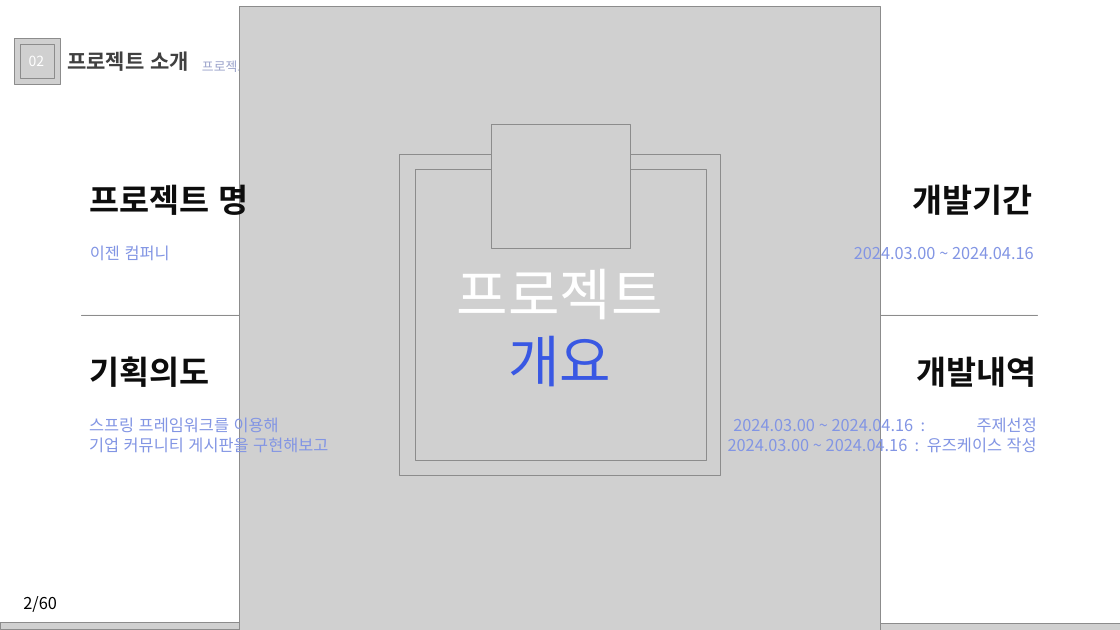
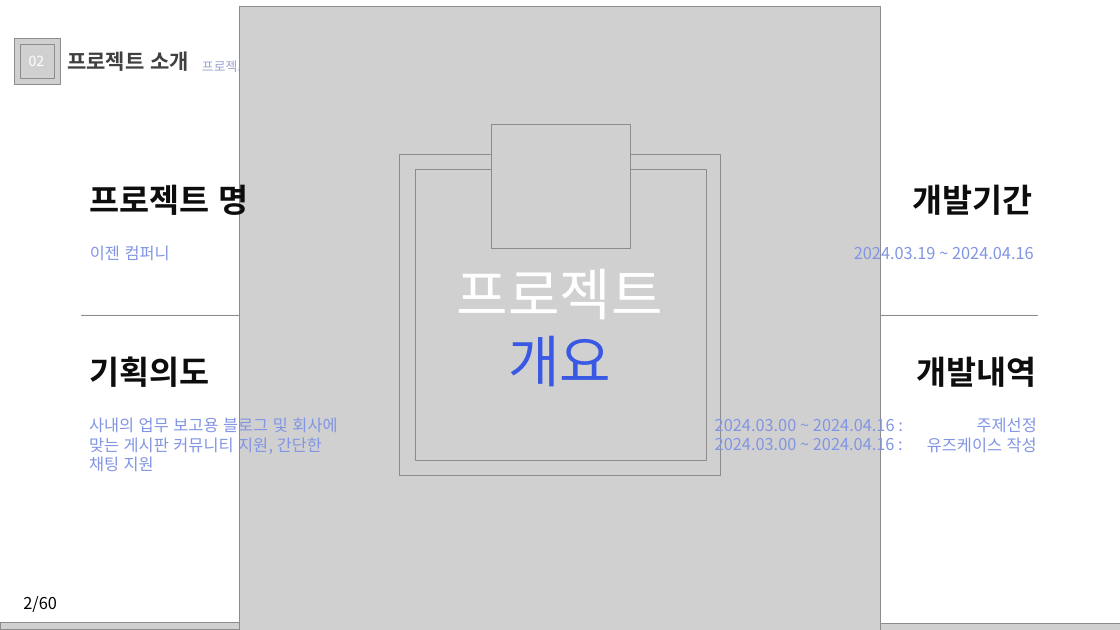
Before and after one commit to juhyeonjong2/EzenCompany, a slide deck: slide 4 of Documents/8. 발표/2. 최종발표/이젠컴퍼니.pptx. Drawn at 1120x630 pixels with LibreOffice and Linux fonts; fonts in the diff are those of the drawing; grey boxes stand for pictures; background and template pictures are left out. Boxes give left, top, right and bottom in pixels: in the first picture for what was removed or moved away, otherwise in the second. Text is boxed around its words. In the diff, an @@ line names an element or a change of style, - is before the commit and + after.

Commit message:
최종 발표자료
- 담당 업무 수정

```diff
--- a/Documents/8. 발표/2. 최종발표/이젠컴퍼니.pptx
+++ b/Documents/8. 발표/2. 최종발표/이젠컴퍼니.pptx
@@ text at (854, 242, 1034, 264): text changed @@
-2024.03.00 ~ 2024.04.16
+2024.03.19 ~ 2024.04.16
@@ text at (89, 415, 337, 471): text changed @@
-스프링 프레임워크를 이용해
-기업 커뮤니티 게시판을 구현해보고
+사내의 업무 보고용 블로그 및 회사에 맞는 게시판 커뮤니티 지원, 간단한 채팅 지원
@@ text added at (715, 414, 895, 456), 14 pt, text #8295E4 @@
+2024.03.00 ~ 2024.04.16 :
+2024.03.00 ~ 2024.04.16 :
@@ text at (927, 417, 1037, 452): text changed @@
-2024.03.00 ~ 2024.04.16 : 주제선정
-2024.03.00 ~ 2024.04.16 : 유즈케이스 작성
+주제선정
+유즈케이스 작성
```
Also in this commit, not shown: 1 other slide changed.
